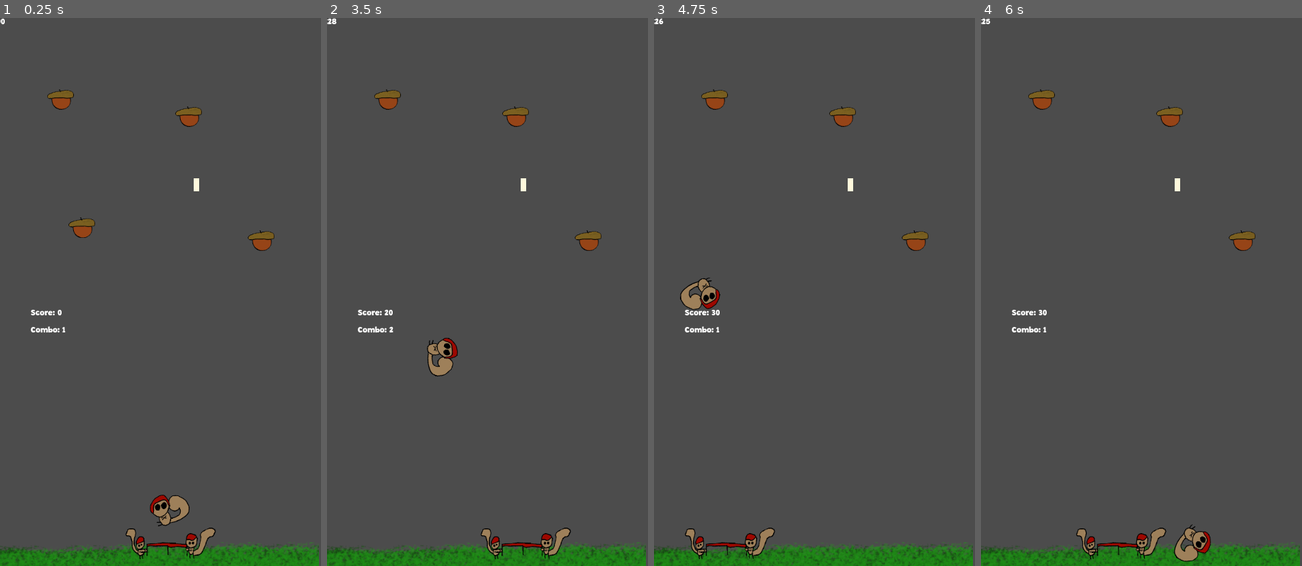
Above: before the commit, frames 1-4 (left to right).
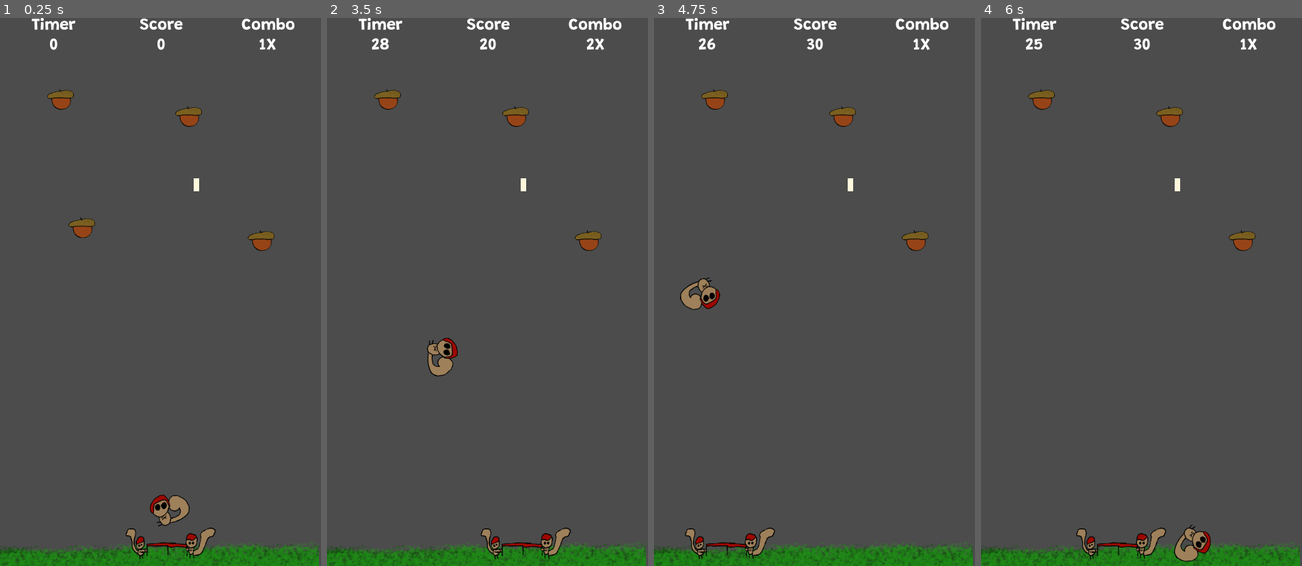
Above: after the commit, the same moments.

Repository: the-g-force/FamJam-September2020
Game: Godot game, scene res://src/TestLevel.tscn
The game is run twice, just before and just after one commit, with the same random seed, the same clock (stepped at 60 frames per second) and the same inputs.
Inputs (mouse positions are in pixels of both pictures, inside the frame that each line leads up to):
- Up to frame 1 (0.25 s): no input
- Up to frame 2 (3.5 s): tap Enter at 0.5 s; move the mouse to (558, 264) at 0.52 s; hold D (move_right) 0.53-1.28 s; click (558, 264) at 0.67 s; move the mouse to (423, 319) at 1.27 s; hold A (move_left) 1.28-2.03 s; move the mouse to (519, 171) at 2.02 s; hold D (move_right) from 2.03 s (still down); move the mouse to (471, 401) at 2.77 s; click (471, 401) at 2.92 s
- Up to frame 3 (4.75 s): move the mouse to (910, 374) at 3.52 s; release D (move_right) at 3.53 s; hold A (move_left) from 3.53 s (still down); move the mouse to (718, 209) at 4.27 s
- Up to frame 4 (6 s): move the mouse to (1157, 292) at 5.02 s; click (1157, 292) at 5.17 s; move the mouse to (1093, 155) at 5.77 s; release A (move_left) at 5.78 s; hold D (move_right) from 5.78 s (still down)

The runs differ from the first frame. In frame 1, 0.8% of the frame differs, in the area x 0-92%, y 0-58%; in frame 2, 0.9%; in frame 3, 0.9%; in frame 4, 0.9%.

Commit message:
Move in-game UI to top

Diff:
--- /dev/null
+++ b/project/assets/fonts/GameUI.tres
@@ -0,0 +1,7 @@
+[gd_resource type="DynamicFont" load_steps=2 format=2]
+
+[ext_resource path="res://assets/fonts/Grandstander-Bold.ttf" type="DynamicFontData" id=1]
+
+[resource]
+size = 32
+font_data = ExtResource( 1 )
--- a/project/src/TestLevel.gd
+++ b/project/src/TestLevel.gd
@@ -4,10 +4,10 @@
 onready var _trampoline := $Trampoline
 onready var _collectables := $Collectables
 onready var _game_timer := $GameTimer
-onready var _game_timer_label := $UI/GameTimerLabel
+onready var _game_timer_label := $UI/Top/GameTimerLabel
 onready var _game_over_ui := $UI/GameOverUI
-onready var _score_label := $UI/ScoreLabel
-onready var _combo_label := $UI/ComboLabel
+onready var _score_label := $UI/Top/ScoreLabel
+onready var _combo_label := $UI/Top/ComboLabel
 var game_started := false
 var _total_nuts := 0
 var combo := 1
@@ -25,8 +25,8 @@
 
 func _process(_delta):
 	_game_timer_label.text = str(ceil(_game_timer.time_left))
-	_score_label.text = "Score: " + str(GameStats.score)
-	_combo_label.text = "Combo: " + str(combo)
+	_score_label.text = str(GameStats.score)
+	_combo_label.text = str(combo) + "X"
 	if game_started and _total_nuts == 0:
 		_game_over()
 	elif not game_started:
--- a/project/src/TestLevel.tscn
+++ b/project/src/TestLevel.tscn
@@ -7,6 +7,7 @@
 [ext_resource path="res://src/Birdfeeder.tscn" type="PackedScene" id=5]
 [ext_resource path="res://assets/fonts/Grandstander.tres" type="DynamicFont" id=6]
 [ext_resource path="res://assets/grass.png" type="Texture" id=7]
+[ext_resource path="res://assets/fonts/GameUI.tres" type="DynamicFont" id=8]
 
 [sub_resource type="RectangleShape2D" id=1]
 extents = Vector2( 23.6311, 568 )
@@ -73,36 +74,6 @@
 [node name="UI" type="Control" parent="."]
 anchor_right = 1.0
 anchor_bottom = 1.0
-__meta__ = {
-"_edit_use_anchors_": false
-}
-
-[node name="GameTimerLabel" type="Label" parent="UI"]
-margin_right = 40.0
-margin_bottom = 17.0
-custom_fonts/font = ExtResource( 6 )
-__meta__ = {
-"_edit_use_anchors_": false
-}
-
-[node name="ScoreLabel" type="Label" parent="UI"]
-margin_left = 56.0
-margin_top = 544.0
-margin_right = 98.0
-margin_bottom = 561.0
-custom_fonts/font = ExtResource( 6 )
-text = "Score"
-__meta__ = {
-"_edit_use_anchors_": false
-}
-
-[node name="ComboLabel" type="Label" parent="UI"]
-margin_left = 56.0
-margin_top = 576.0
-margin_right = 108.0
-margin_bottom = 593.0
-custom_fonts/font = ExtResource( 6 )
-text = "Combo"
 __meta__ = {
 "_edit_use_anchors_": false
 }
@@ -141,6 +112,84 @@
 "_edit_use_anchors_": false
 }
 
+[node name="Top" type="GridContainer" parent="UI"]
+anchor_right = 1.0
+margin_bottom = 70.0
+columns = 3
+__meta__ = {
+"_edit_use_anchors_": false
+}
+
+[node name="TimerTextLabel" type="Label" parent="UI/Top"]
+margin_right = 197.0
+margin_bottom = 33.0
+custom_fonts/font = ExtResource( 8 )
+text = "Timer"
+align = 1
+__meta__ = {
+"_edit_use_anchors_": false
+}
+
+[node name="ScoreTextLabel" type="Label" parent="UI/Top"]
+margin_left = 201.0
+margin_right = 398.0
+margin_bottom = 33.0
+custom_fonts/font = ExtResource( 8 )
+text = "Score"
+align = 1
+
+[node name="ComboTextLabel" type="Label" parent="UI/Top"]
+margin_left = 402.0
+margin_right = 599.0
+margin_bottom = 33.0
+custom_fonts/font = ExtResource( 8 )
+text = "Combo"
+align = 1
+__meta__ = {
+"_edit_use_anchors_": false
+}
+
+[node name="GameTimerLabel" type="Label" parent="UI/Top"]
+margin_top = 37.0
+margin_right = 197.0
+margin_bottom = 70.0
+size_flags_horizontal = 3
+size_flags_vertical = 6
+custom_fonts/font = ExtResource( 8 )
+text = "XXXX"
+align = 1
+__meta__ = {
+"_edit_use_anchors_": false
+}
+
+[node name="ScoreLabel" type="Label" parent="UI/Top"]
+margin_left = 201.0
+margin_top = 37.0
+margin_right = 398.0
+margin_bottom = 70.0
+size_flags_horizontal = 3
+size_flags_vertical = 6
+custom_fonts/font = ExtResource( 8 )
+text = "XXXX"
+align = 1
+__meta__ = {
+"_edit_use_anchors_": false
+}
+
+[node name="ComboLabel" type="Label" parent="UI/Top"]
+margin_left = 402.0
+margin_top = 37.0
+margin_right = 599.0
+margin_bottom = 70.0
+size_flags_horizontal = 3
+size_flags_vertical = 6
+custom_fonts/font = ExtResource( 8 )
+text = "XXXX"
+align = 1
+__meta__ = {
+"_edit_use_anchors_": false
+}
+
 [node name="Bottomzone" type="StaticBody2D" parent="."]
 
 [node name="BottomWall" type="CollisionShape2D" parent="Bottomzone"]
Not shown: 1 places in project/src/TestLevel.tscn that only renumber resources
